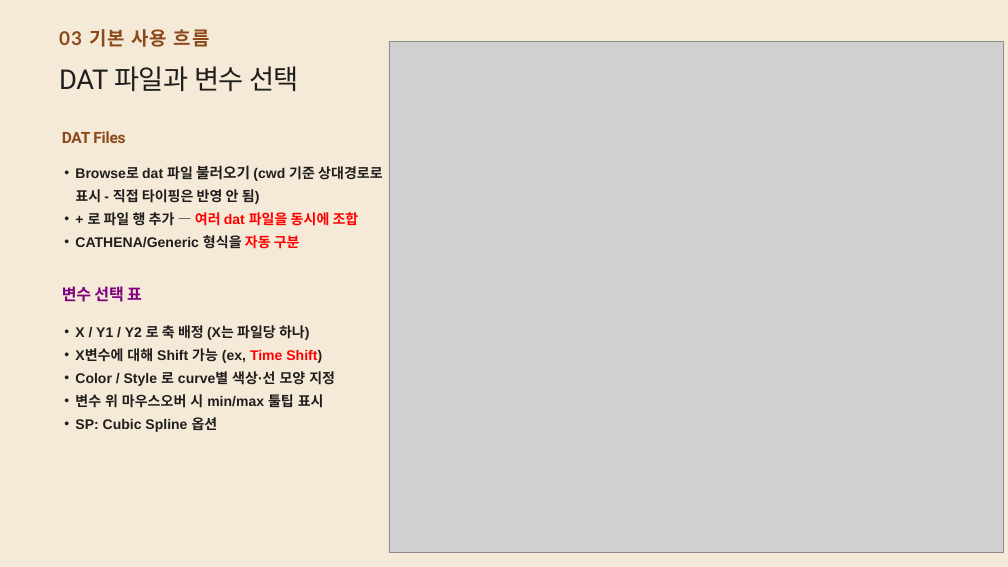
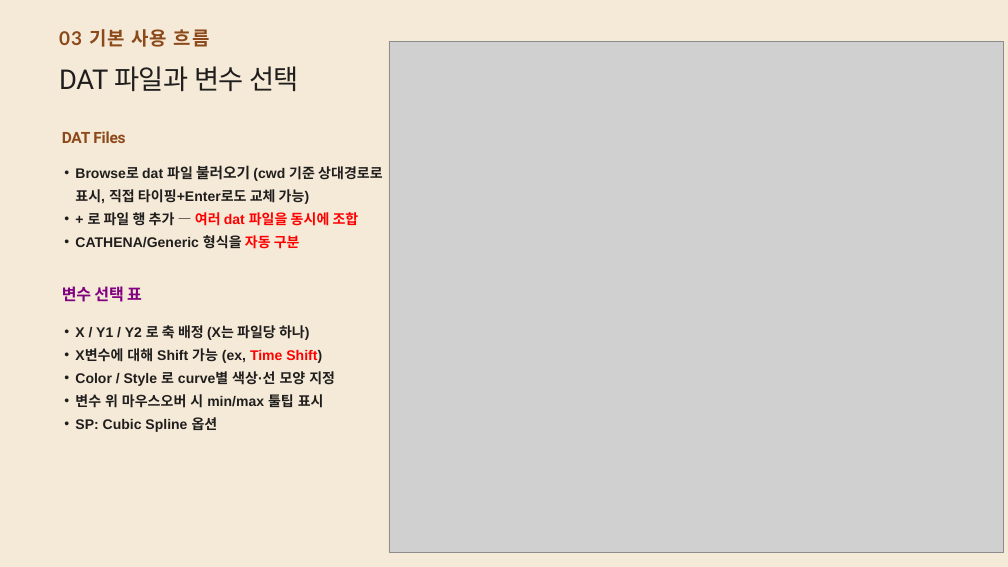
Before and after one commit to CWKIM113/CathPlot_Pub, a slide deck: slide 6 of CathPlot_발표.pptx. Drawn at 1008x567 pixels with LibreOffice and Linux fonts; fonts in the diff are those of the drawing; grey boxes stand for pictures. Boxes give left, top, right and bottom in pixels: in the first picture for what was removed or moved away, otherwise in the second. Text is boxed around its words. In the diff, an @@ line names an element or a change of style, - is before the commit and + after.

```diff
--- a/CathPlot_발표.pptx
+++ b/CathPlot_발표.pptx
@@ text at <box>75,165,382,204</box>: text changed @@
-• Browse로 dat 파일 불러오기 (cwd 기준 상대경로로 표시 - 직접 타이핑은 반영 안 됨)
+• Browse로 dat 파일 불러오기 (cwd 기준 상대경로로 표시, 직접 타이핑+Enter로도 교체 가능)
```
Also in this commit, not shown: 1 other file.
